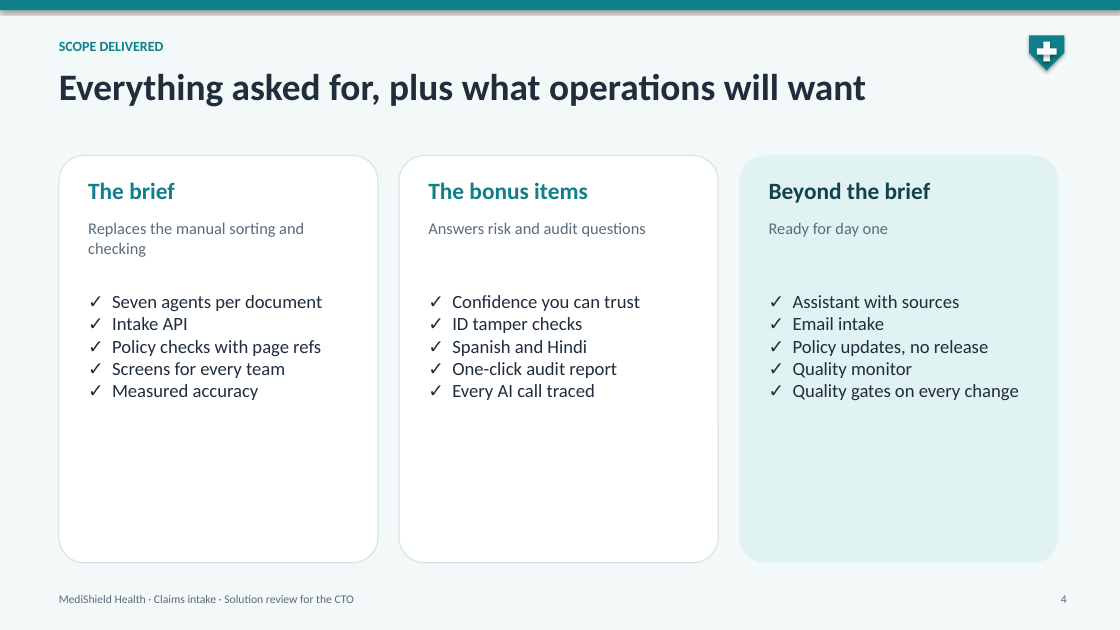
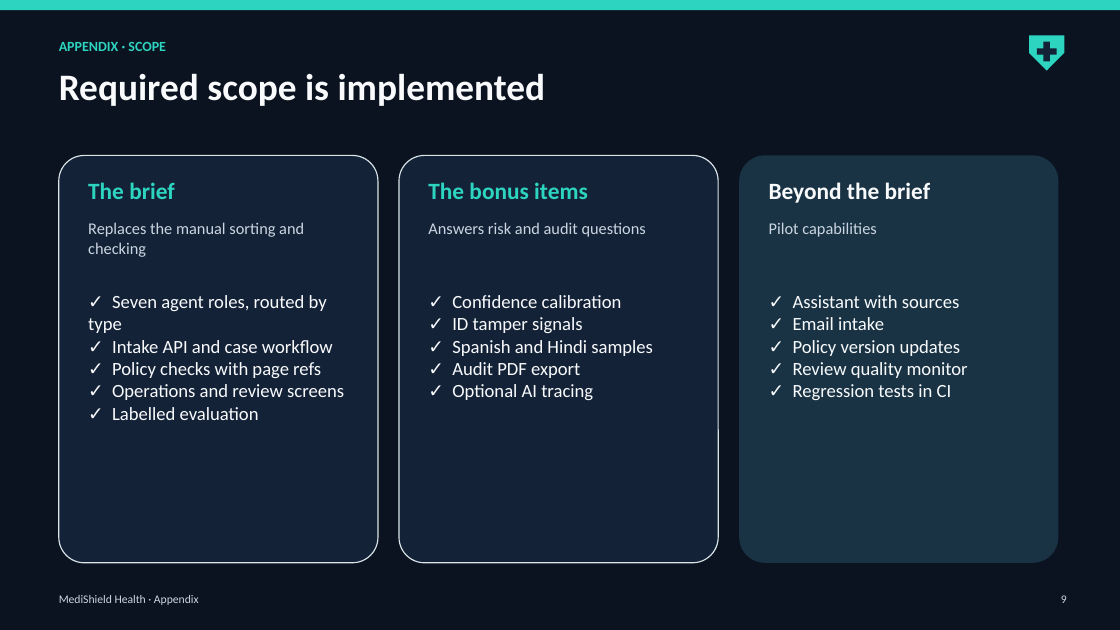
Before and after one commit to raghav010126/Capstone, a slide deck: slide 9 of docs/MediShield_capstone.pptx (slide 4 before the commit). Drawn at 1120x630 pixels with LibreOffice and Linux fonts; fonts in the diff are those of the drawing. Boxes give left, top, right and bottom in pixels: in the first picture for what was removed or moved away, otherwise in the second. Text is boxed around its words. In the diff, an @@ line names an element or a change of style, - is before the commit and + after.

Commit message:
Published evaluation re-run in OCR-first mode (as deployed): decisions identical to the pre-fix baseline, $0.08/case; docs and the dark deck's figures updated to match; deck kept as a finished file

```diff
--- a/docs/MediShield_capstone.pptx
+++ b/docs/MediShield_capstone.pptx
@@ background #F3F8F9 to #0B1220 @@
@@ rectangle at <box>0,0,1120,10</box>: fill #0F7F8A to #2DD4BF; shadow off @@
@@ text at <box>59,42,166,51</box>: text changed; text colour #0F7F8A to #2DD4BF @@
-SCOPE DELIVERED
+APPENDIX · SCOPE
@@ pentagon arrow at <box>1029,35,1065,71</box>: fill #0F7F8A to #2DD4BF; shadow off @@
@@ rectangle at <box>1037,49,1057,55</box>: fill #FFFFFF to #142238; shadow off @@
@@ rectangle at <box>1044,42,1050,62</box>: fill #FFFFFF to #142238; shadow off @@
@@ text at <box>59,73,546,106</box>: text changed; text colour #1F2D3D to #F8FAFC @@
-Everything asked for, plus what operations will want
+Required scope is implemented
@@ rounded rectangle at <box>59,155,378,563</box>: fill #FFFFFF to #142238 @@
@@ text "The brief" at <box>88,182,175,199</box>: text colour #0F7F8A to #2DD4BF @@
@@ rounded rectangle at <box>399,155,718,563</box>: fill #FFFFFF to #142238 @@
@@ text "The bonus items" at <box>428,182,588,199</box>: text colour #0F7F8A to #2DD4BF @@
@@ rounded rectangle at <box>739,155,1059,563</box>: fill #E1F2F3 to #193344 @@
@@ text "Beyond the brief" at <box>769,182,931,203</box>: text colour #12424D to #F8FAFC @@
@@ text "Replaces the manual sorting and ..." at <box>88,222,304,257</box>: text colour #5B6B7A to #CBD5E1 @@
@@ text "Answers risk and audit questions" at <box>428,222,646,237</box>: text colour #5B6B7A to #CBD5E1 @@
@@ text at <box>769,222,876,237</box>: text changed; text colour #5B6B7A to #CBD5E1 @@
-Ready for day one
+Pilot capabilities
@@ text at <box>88,295,333,353</box>: text changed; text colour #1F2D3D to #F8FAFC @@
-✓ Seven agents per document
-✓ Intake API
+✓ Seven agent roles, routed by type
+✓ Intake API and case workflow
@@ text at <box>452,295,653,400</box>: text changed; text colour #1F2D3D to #F8FAFC @@
-✓ Confidence you can trust
-✓ ID tamper checks
-✓ Spanish and Hindi
-✓ One-click audit report
-✓ Every AI call traced
+✓ Confidence calibration
+✓ ID tamper signals
+✓ Spanish and Hindi samples
+✓ Audit PDF export
+✓ Optional AI tracing
@@ text at <box>793,295,960,330</box>: text colour #1F2D3D to #F8FAFC in "✓ Assistant with sources", "✓ Email intake" @@
@@ text at <box>793,340,968,400</box>: text changed; text colour #1F2D3D to #F8FAFC @@
-✓ Policy updates, no release
-✓ Quality monitor
-✓ Quality gates on every change
+✓ Policy version updates
+✓ Review quality monitor
+✓ Regression tests in CI
@@ text at <box>112,384,344,420</box>: text changed; text colour #1F2D3D to #F8FAFC @@
-✓ Screens for every team
-✓ Measured accuracy
+✓ Operations and review screens
+✓ Labelled evaluation
@@ text at <box>112,362,321,378</box>: text colour #1F2D3D to #F8FAFC in "✓ Policy checks with page refs" @@
@@ text at <box>59,595,199,605</box>: text changed; text colour #5B6B7A to #CBD5E1 @@
-MediShield Health · Claims intake · Solution review for the CTO
+MediShield Health · Appendix
@@ text at <box>1061,595,1067,603</box>: text changed; text colour #5B6B7A to #CBD5E1 @@
-4
+9
```
Also in this commit, not shown: 9 other slides changed, 2 slides added, 2 slides removed, 15 other files.
